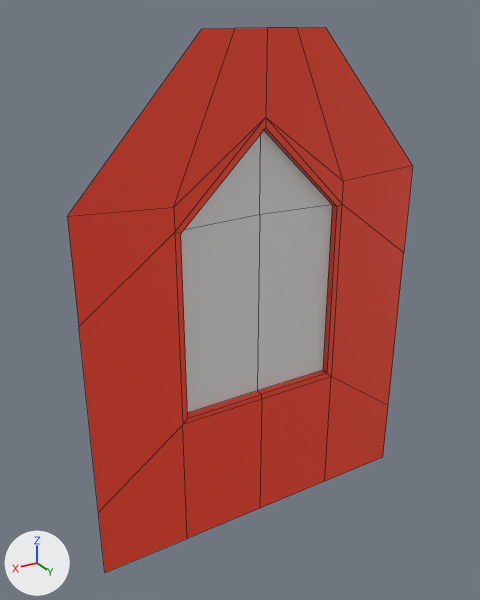
Renders of the FBX model Assets/Models/Classic/windowWallTall.fbx from each side of a commit.
The view is the same before and after, from a 50 mm lens placed at (1.78, 1.73, 2.79), pointed at (0.09, -1.08, 1.38). The axes (+X, +Y, +Z) are drawn at lower left. The lights are the same throughout. Mesh edges are drawn as thin lines. Where no turn or scale is listed for an object, it has been applied to the vertices. Vertices at the same position are counted once.

The scene before the commit, as lines of its bpy script (objects in view):
```python
me_cube_046 = bpy.data.meshes.new('Cube.046')
me_cube_046.from_pydata(...)  # 38 vertices, 30 faces; spans x -1.0..1.0, y -1.04..-1.0, z 0.0..2.73
# faces by material slot: [26, 4]
me_cube_046.materials.append(mat_material)  # red #ff482e
me_cube_046.materials.append(mat_material_001)  # white #e7e7e7
ob_windowwalltall = bpy.data.objects.new('WindowWallTall', me_cube_046)
ob_windowwalltall.location = (0.0, 0.0, 0.0)
```
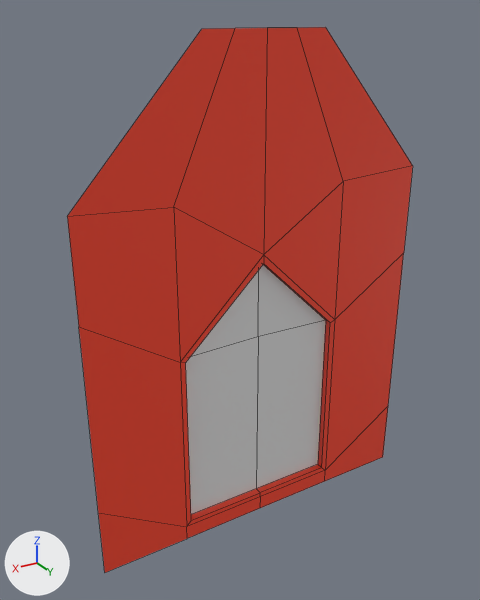
Pixel boxes (x1, y1, x2, y2) of what changed, in the pictures (480 x 600 px; the box of a moved part takes in the faces that stretch with it):
```json
{"part": 1, "of": "me_cube_046", "change": "moved or reshaped", "before": [174, 28, 413, 252], "after": [174, 28, 413, 337]}
{"part": 2, "of": "me_cube_046", "change": "moved or reshaped", "before": [257, 204, 404, 508], "after": [256, 253, 404, 508]}
{"part": 3, "of": "me_cube_046", "change": "moved or reshaped", "before": [99, 391, 262, 572], "after": [99, 489, 260, 572]}
{"part": 4, "of": "me_cube_046", "change": "moved or reshaped", "before": [67, 118, 266, 513], "after": [67, 207, 264, 527]}
```

The change, as JSON lines over the scene's bpy script:
```json
{"block": "me_cube_046", "where": "me_cube_046.from_pydata(...)  # 38 vertices, 30 faces; spans x -1.0..1.0, y -1.04..-1.0, z 0.0..2.73"}
{"block": "me_cube_046", "where": "# used by ob_windowwalltall; location = (0.0, 0.0, 0.0)"}
{"block": "me_cube_046", "change": "me_cube_046 part 1: 7 of the vertices in x -0.5..0.0, y -1.04..-1.0, z 1.84..2.34 are moved by (0.0, 0.0, -0.69)"}
{"block": "me_cube_046", "change": "me_cube_046 part 2: 6 of the vertices in x -0.5..0.0, y -1.04..-1.0, z 0.78..0.81 are moved by (0.0, 0.0, -0.69)"}
{"block": "me_cube_046", "change": "me_cube_046 part 3: 3 of the vertices in x 0.47..0.5, y -1.04..-1.0, z 0.78..0.81 are moved by (0.0, 0.0, -0.69)"}
{"block": "me_cube_046", "change": "me_cube_046 part 4: 3 of the vertices in x 0.47..0.5, y -1.04..-1.0, z 1.84..1.85 are moved by (0.0, 0.0, -0.69)"}
```
